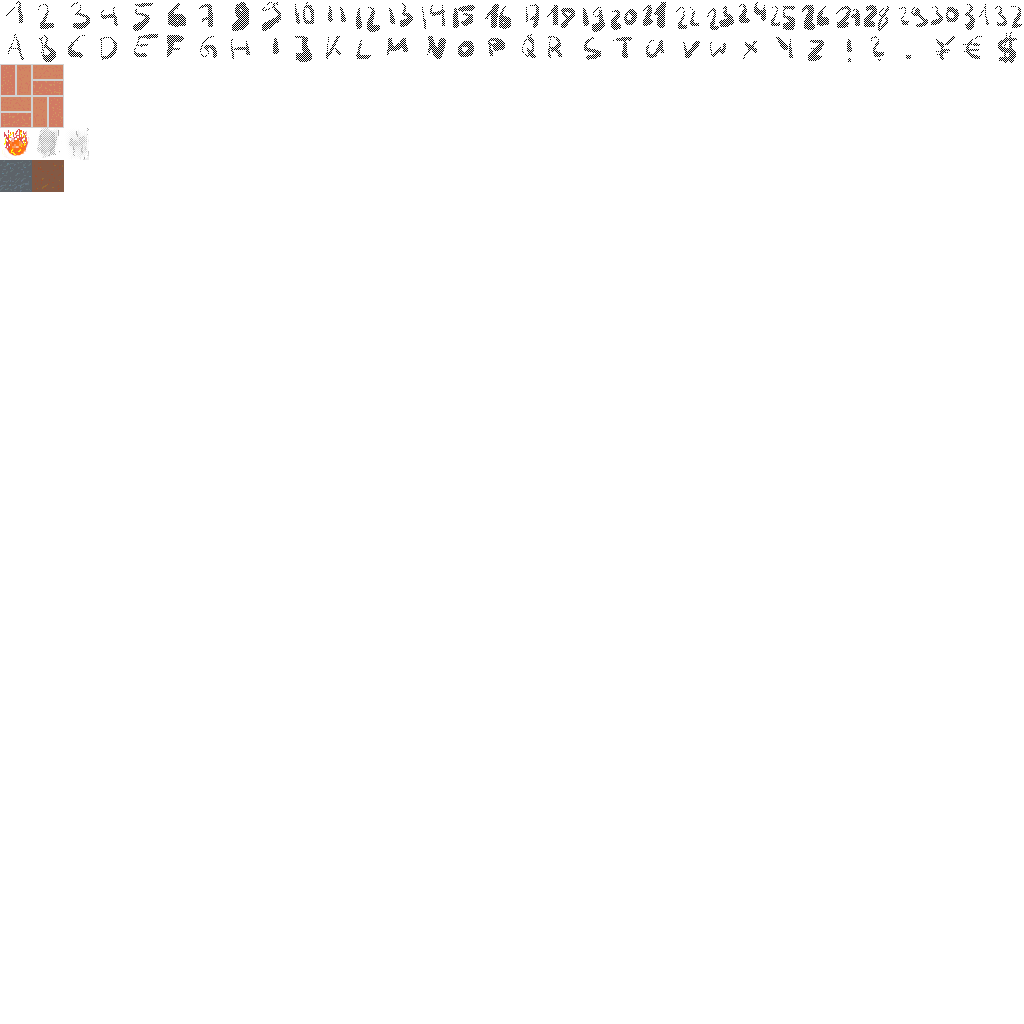
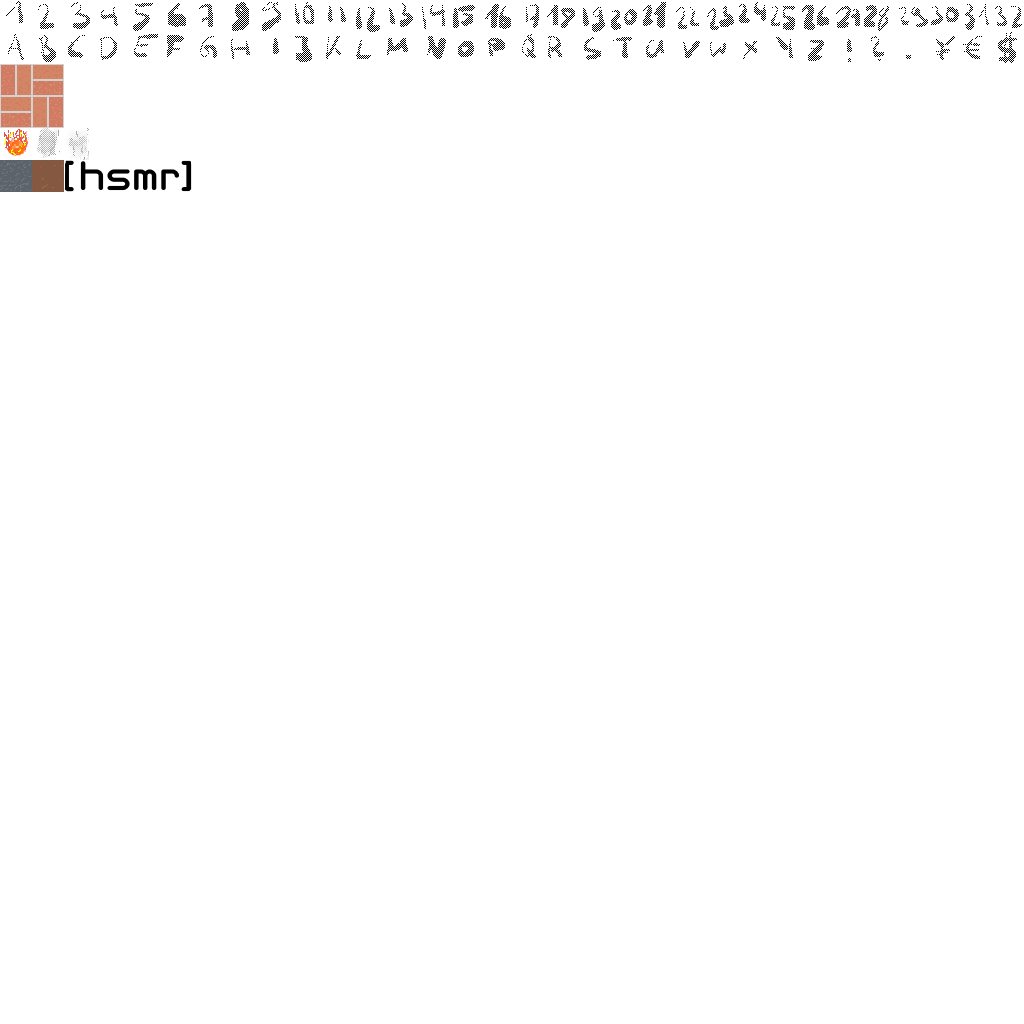
Before/after of a (1024, 1024) layered artwork. What changed in the layer stack:
added layer "hsmr" above "Fire" over <box>64,160,192,192</box>
